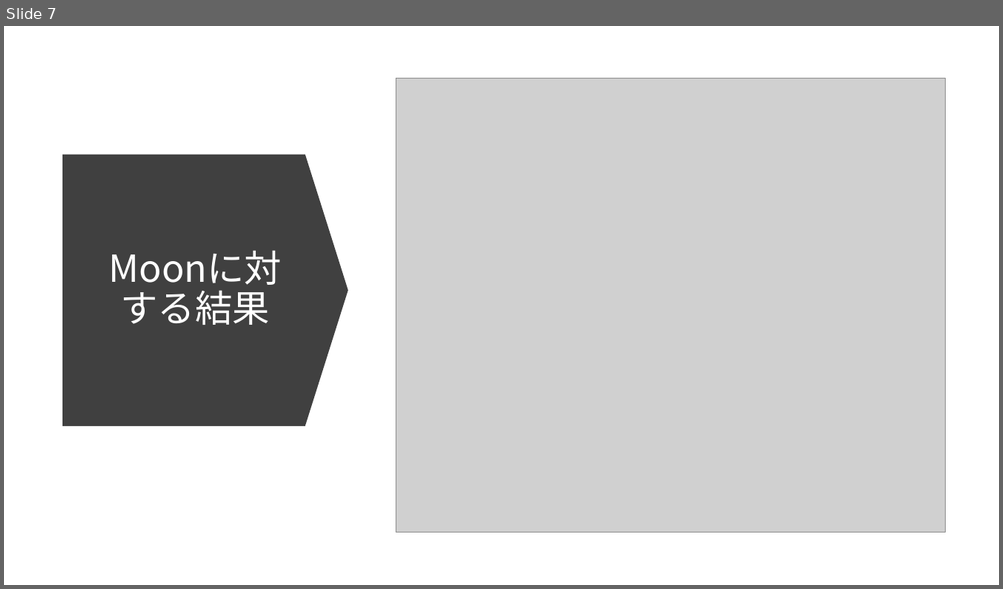
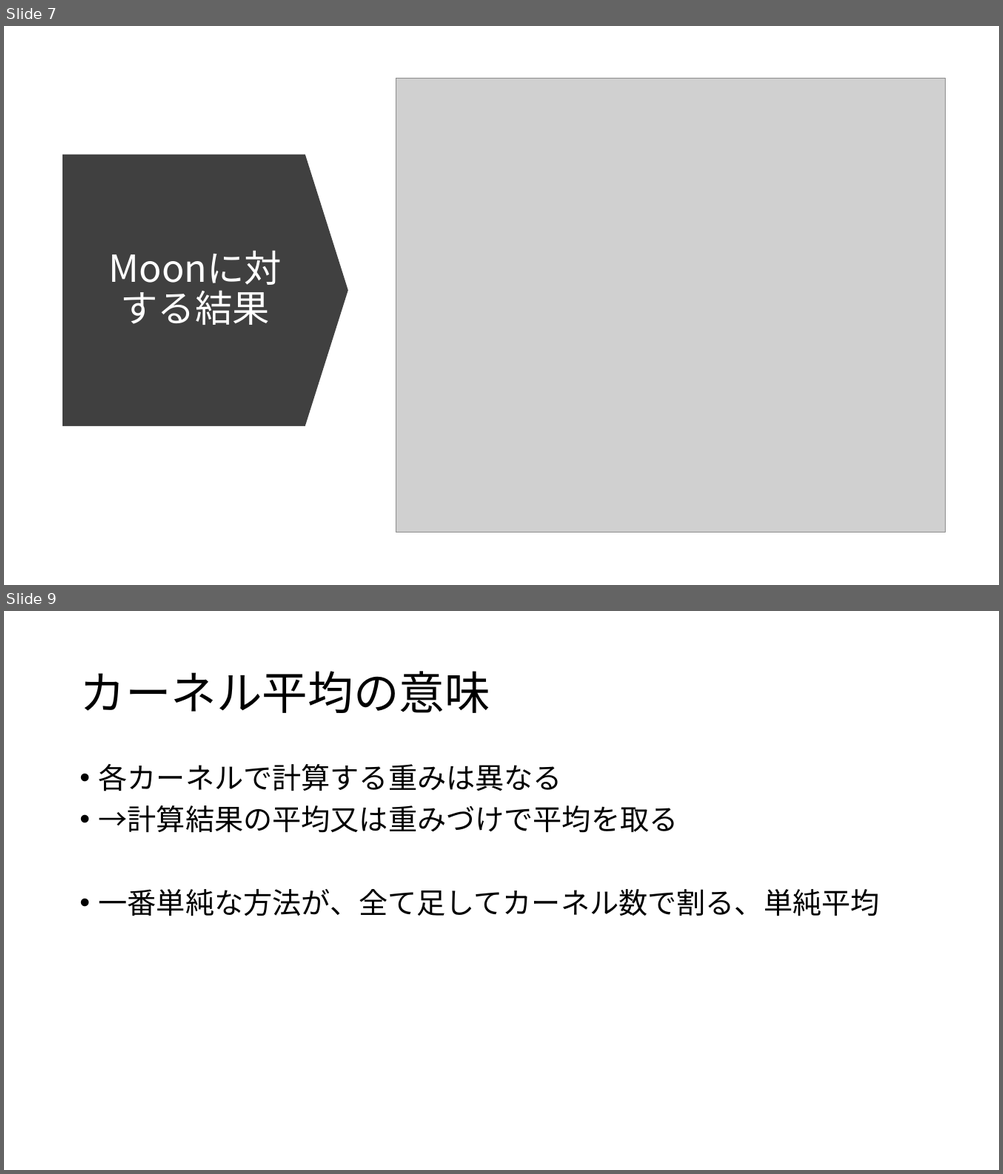
Before and after one commit to daidai-su/mySVM, a slide deck: デモスライド.pptx. Shown one above the other, each under a label of ours: slide 7 before the commit, slides 7 and 9 after it; the slides between them are not shown. The pictures are 1003x589 and 1003x1174 pixels, drawn with LibreOffice and Linux fonts; fonts in the diff are those of the drawing; grey boxes stand for pictures. Boxes give left, top, right and bottom in pixels: in the first picture for what was removed or moved away, otherwise in the second. Text is boxed around its words. In the diff, an @@ line names an element or a change of style, - is before the commit and + after.

```diff
--- a/デモスライド.pptx
+++ b/デモスライド.pptx
@@ slide 9 added at bbox=[4, 611, 999, 1170], background #FFFFFF @@
@@ title added at bbox=[79, 671, 489, 713], 44 pt, text #000000 @@
+カーネル平均の意味
@@ text added at bbox=[99, 764, 879, 917], 28 pt, text #000000 @@
+• 各カーネルで計算する重みは異なる
+• →計算結果の平均又は重みづけで平均を取る
+• 一番単純な方法が、全て足してカーネル数で割る、単純平均
```
Also in this commit, not shown: 8 other slides added, 1 slide removed.
